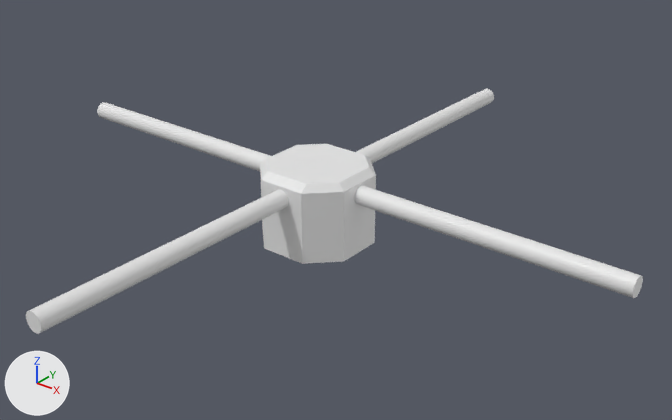
Two versions of the FBX model Assets/Content/Craft/Parts/DipoleAntenna/Meshes/DoubleDipoleAntenna1.fbx, one commit apart.
Rendered twice from a camera (50 mm lens) standing at (9.12, -10.91, 7.0) and looking at (0.29, 0.14, 0.15). The lights are fixed; the arrows at lower left show +X, +Y and +Z. Where no turn or scale is listed for an object, it has been applied to the vertices.
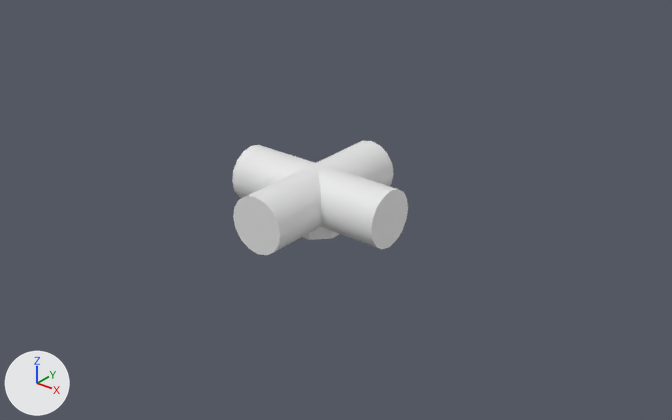
Boxes (x1, y1, x2, y2) around the edits, measured in the pictures (672 x 420 px):
'Cylinder.002', mesh rescaled, moved (68% narrower, 47% shorter): before (97, 102, 643, 298); after (232, 145, 408, 249)
'Cylinder.001', mesh rescaled, moved (65% narrower, 53% shorter): before (26, 89, 494, 334); after (233, 141, 394, 255)
'DoubleDipoleAntenna1', mesh rescaled: before (260, 144, 376, 264); after (303, 226, 339, 240)

Diff of the bpy script that builds the scene:
```diff
--- a/Assets/Content/Craft/Parts/DipoleAntenna/Meshes/DoubleDipoleAntenna1.fbx.py
+++ b/Assets/Content/Craft/Parts/DipoleAntenna/Meshes/DoubleDipoleAntenna1.fbx.py
@@ me_plane_001 @@
 me_plane_001.from_pydata(...)  # 24 vertices, 20 faces; spans x -0.9..0.9, y -0.9..0.9, z -0.39..0.98
 # used by ob_doubledipoleantenna1; location = (0.0, 0.0, 0.0)
+# me_plane_001 part 1: the whole mesh is scaled about its middle by (0.556, 0.556, 0.516), then moved by (0.0, 0.0, -0.12)
@@ me_cylinder_003 @@
 me_cylinder_003.from_pydata(...)  # 32 vertices, 18 faces; spans x -0.16..0.16, y -5.55..5.55, z 0.49..0.81
 # used by ob_cylinder_001; location = (0.0, 0.0, 0.0)
+# me_cylinder_003 part 2: the whole mesh is scaled about its middle by (3.12, 0.27, 3.12), then moved by (0.0, 0.0, -0.65)
@@ me_cylinder_007 @@
 me_cylinder_007.from_pydata(...)  # 32 vertices, 18 faces; spans x -5.55..5.55, y -0.16..0.16, z 0.49..0.81
 # used by ob_cylinder_002; location = (0.0, 0.0, 0.0)
+# me_cylinder_007 part 3: the whole mesh is scaled about its middle by (0.27, 3.12, 3.12), then moved by (0.0, 0.0, -0.65)
@@ ob_cylinder_001 @@
 ob_cylinder_001 = bpy.data.objects.new('Cylinder.001', me_cylinder_003)
-ob_cylinder_001.location = (0.0, 0.0, 0.0)
+ob_cylinder_001.location = (0.0, 0.0, 0.4)
@@ ob_cylinder_002 @@
 ob_cylinder_002 = bpy.data.objects.new('Cylinder.002', me_cylinder_007)
-ob_cylinder_002.location = (0.0, 0.0, 0.0)
+ob_cylinder_002.location = (0.0, 0.0, 0.4)
```
